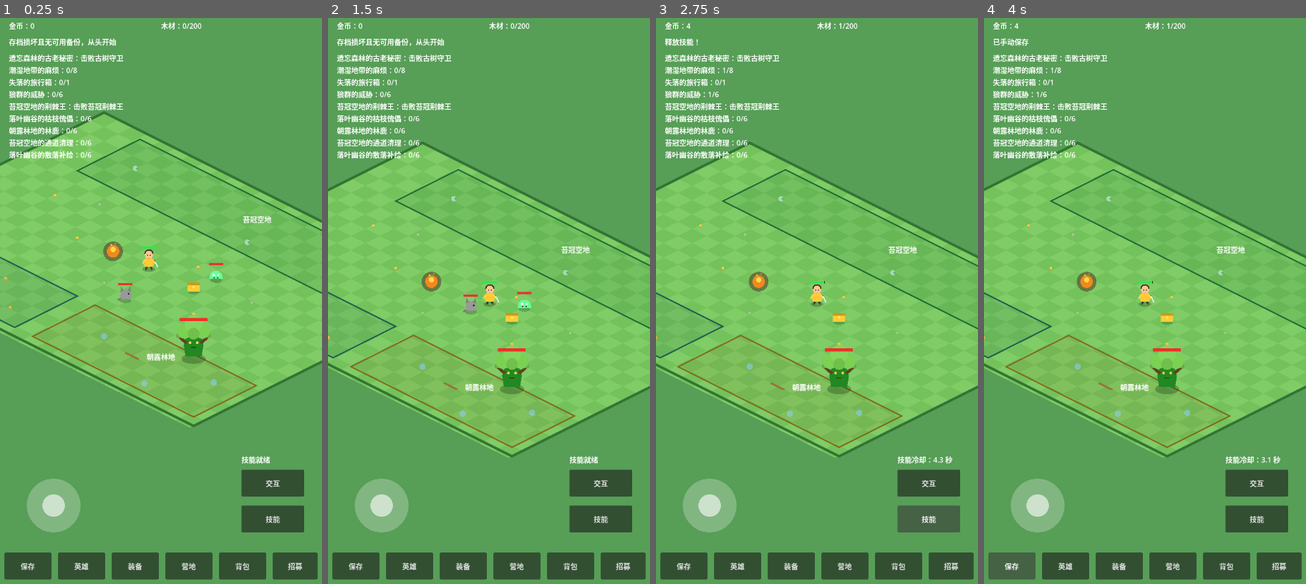
Above: before the commit, frames 1-4 (left to right).
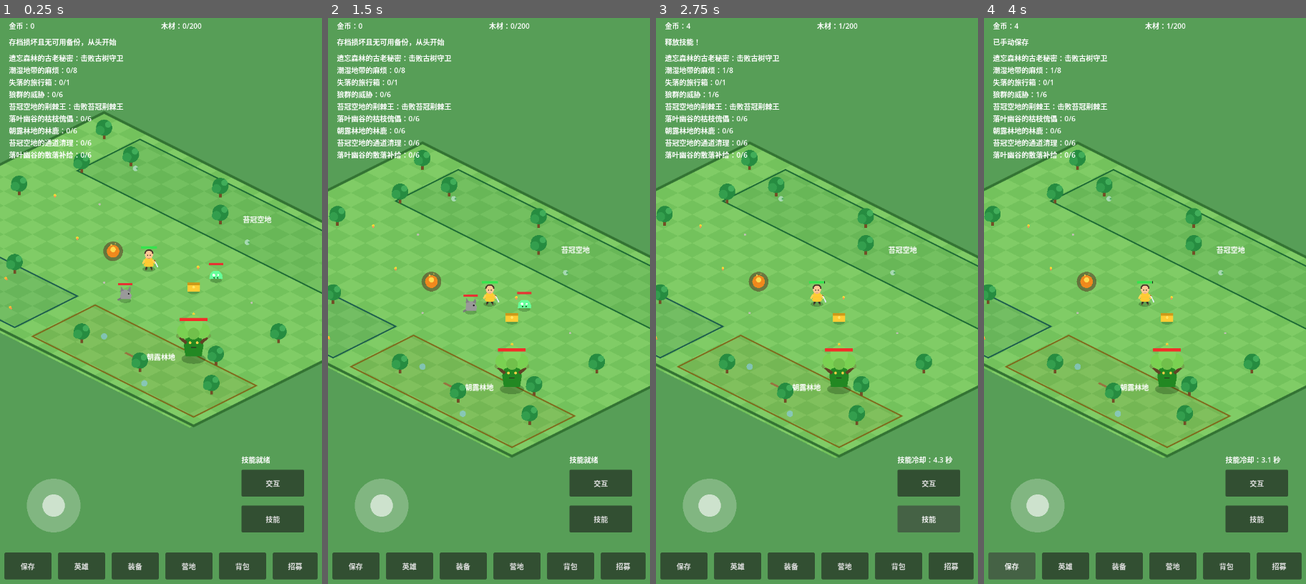
Above: after the commit, the same moments.

Repository: oneyi53/game
Game: Godot game, scene res://scenes/main.tscn
The game is run twice, just before and just after one commit, with the same random seed, the same clock (stepped at 60 frames per second) and the same inputs.
Inputs (mouse positions are in pixels of both pictures, inside the frame that each line leads up to):
- Up to frame 1 (0.25 s): no input
- Up to frame 2 (1.5 s): tap Enter at 0.5 s; drag from (382, 504) to (621, 402) at 0.52 s; drag from (424, 329) to (604, 408) at 1.27 s
- Up to frame 3 (2.75 s): click "技能" at 2 s
- Up to frame 4 (4 s): click "交互" at 2.75 s; click "保存" at 3.5 s

The runs differ from the first frame. In frame 1, 1.5% of the frame differs, in the area x 2-90%, y 17-67%; in frame 2, 1.5%; in frame 3, 1.4%; in frame 4, 1.4%.
Error before the commit: Parse Error: The member "Projection" cannot have the same name as a builtin type. (res://scripts/core/tree_visual.gd:4)

Commit message:
fix: avoid Godot built-in Projection name conflict

Diff:
--- a/scripts/core/tree_visual.gd
+++ b/scripts/core/tree_visual.gd
@@ -1,16 +1,16 @@
 class_name TreeVisual
 extends Node2D
 
-const Projection = preload("res://scripts/core/world_projection.gd")
+const WorldProjection = preload("res://scripts/core/world_projection.gd")
 
 func _ready() -> void:
     z_as_relative = false
-    z_index = clampi(int(Projection.screen_depth(global_position) / 4.0), 0, 1024)
+    z_index = clampi(int(WorldProjection.screen_depth(global_position) / 4.0), 0, 1024)
     queue_redraw()
 
 func _draw() -> void:
     # Anchor the tree at its logical ground point, but keep its body upright.
-    draw_set_transform(Projection.world_to_screen(global_position) - global_position)
+    draw_set_transform(WorldProjection.world_to_screen(global_position) - global_position)
     draw_rect(Rect2(-3.0, -17.0, 6.0, 17.0), Color(0.45, 0.3, 0.15))
     draw_circle(Vector2(0.0, -26.0), 18.0, Color(0.15, 0.55, 0.25))
     draw_circle(Vector2(-9.0, -20.0), 10.0, Color(0.2, 0.62, 0.3))
